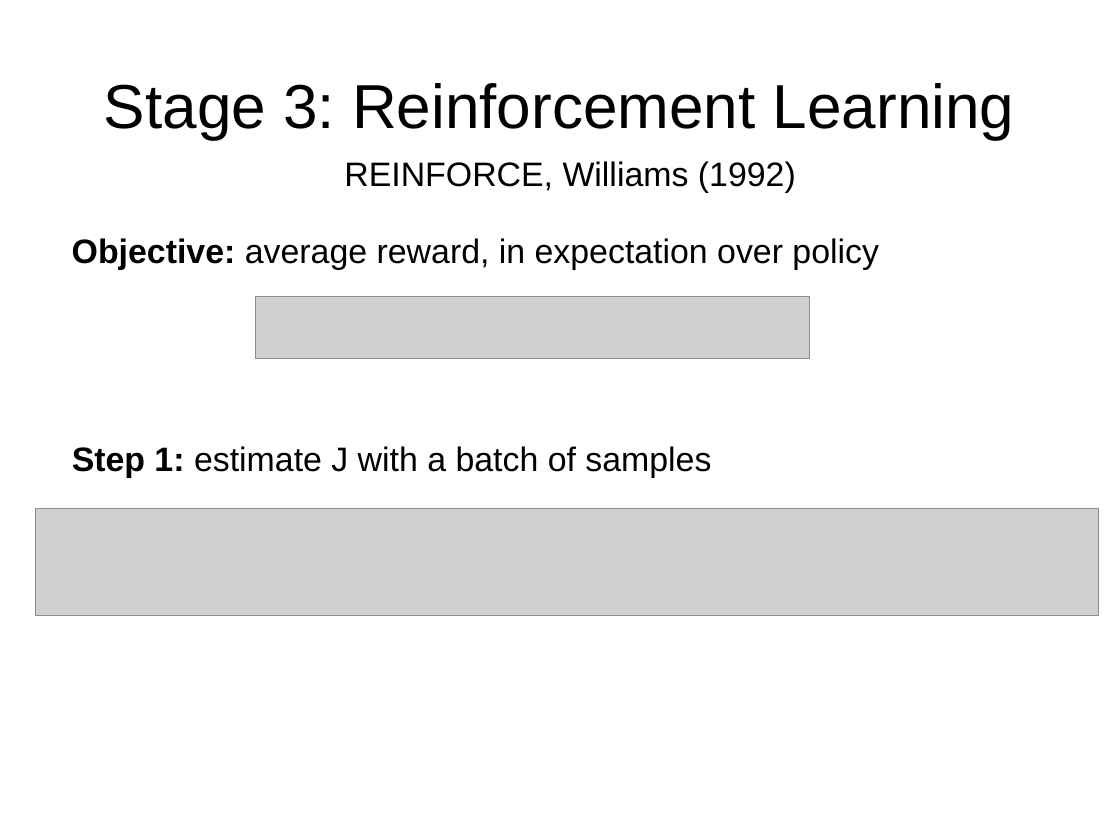
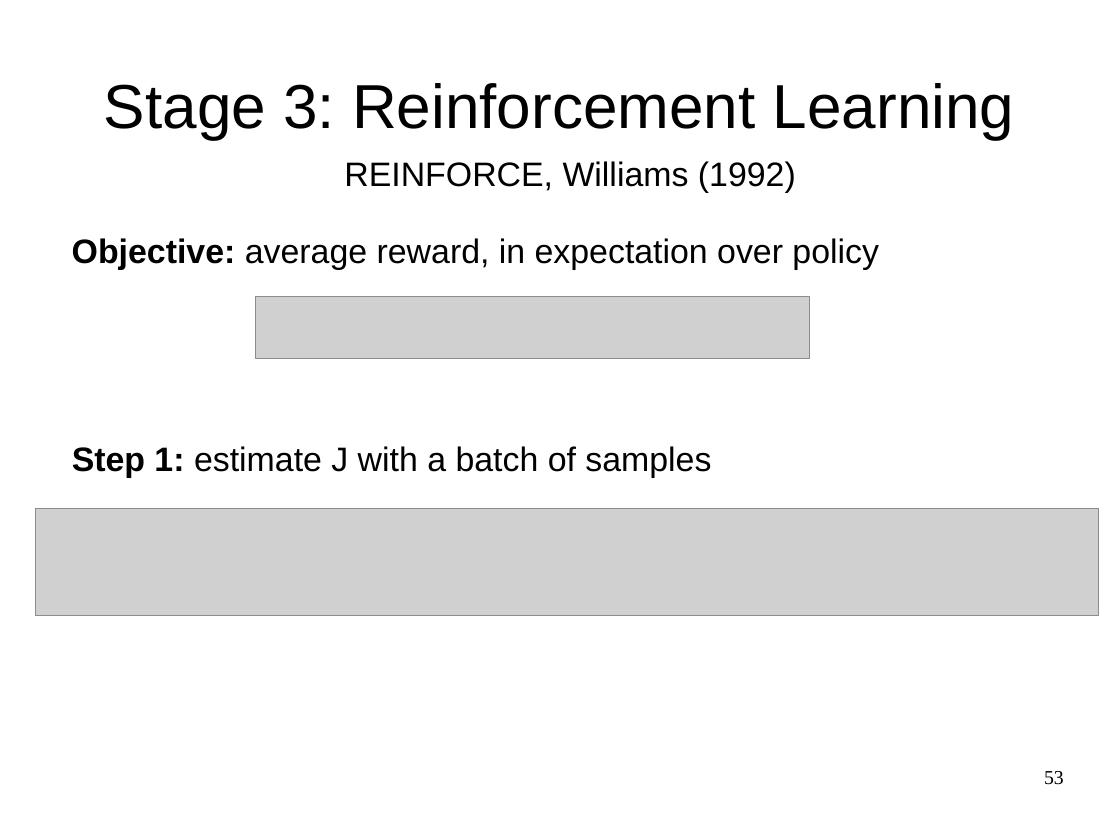
Before and after one commit to yandexdataschool/nlp_course, a slide deck: slide 53 of week08_finetuning/lecture.odp. Drawn at 1120x840 pixels with LibreOffice and Linux fonts; fonts in the diff are those of the drawing; grey boxes stand for pictures. Boxes give left, top, right and bottom in pixels: in the first picture for what was removed or moved away, otherwise in the second. Text is boxed around its words. In the diff, an @@ line names an element or a change of style, - is before the commit and + after.

```diff
--- a/week08_finetuning/lecture.odp
+++ b/week08_finetuning/lecture.odp
@@ page number added at <box>1044,771,1064,785</box>, 14 pt, text #000000 @@
+53
```
Also in this commit, not shown: 79 other slides changed, 1 slide added, 1 slide removed.
